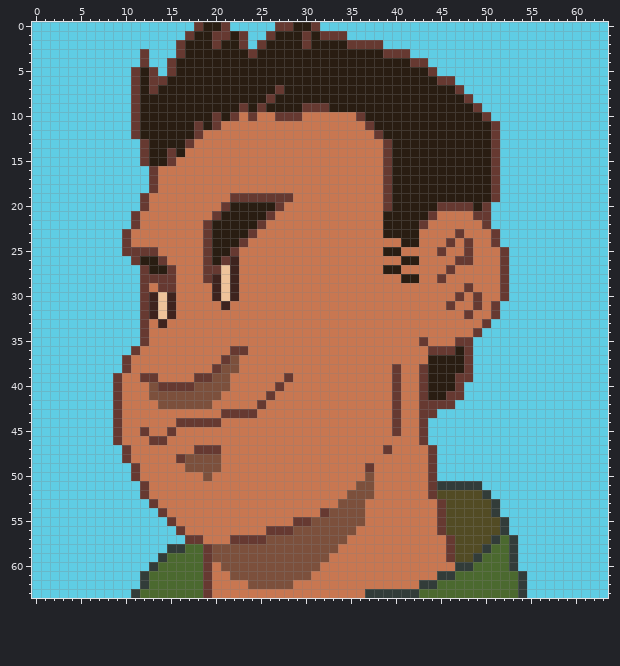
Pixel-art sprite: images/zareem-base-potrait.png. This is how it looked before the edit.
The file is 64x64 pixels.
New version:
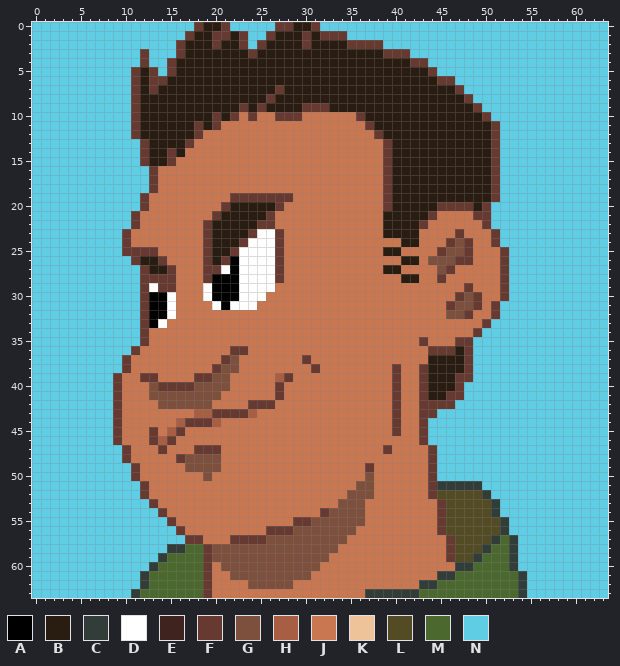
Palette (. is transparent): A #000000  B #291d12  C #323c39  D #ffffff  E #3e231e  F #663931  G #7c503c  H #a75e43  J #c87751  K #eec39a  L #524b24  M #4b692f  N #5fcde4
The commit says: tweaked zareem's eyes and smile a bit, still have not changed the colors over to the palette
From old to new:
The edit turns colour E into colour A in rows 26 to 27 at x 22; in rows 28 to 29 at x 20 and 22; in row 30 at x 13, 20 and 22; in row 31 at x 13 and 21; in row 32 at x 13.
The edit turns colour J into colour A in row 33 at x 13.
The edit turns colour K into colour A in rows 28 to 29 at x 21; in row 30 at x 14 and 21; in rows 31 to 32 at x 14.
The edit turns colour E into colour D in rows 30 to 32 at x 15; in row 33 at x 14.
The edit turns colour J into colour D in row 23 at x 25 to 26; in row 24 at x 24 to 26; in rows 25 to 28 at x 23 to 26; in row 29 at x 13, 19 and 23 to 26; in row 30 at x 19 and 23 to 25; in row 31 at x 20 and 22 to 24.
The edit turns colour K into colour D in row 27 at x 21.
The edit turns colour J into colour F in row 22 at x 26; in rows 23 to 28 at x 27; in row 37 at x 30; in row 38 at x 31; in row 41 at x 27; in row 42 at x 24 and 26.
The edit turns colour J into colour F in row 43 at x 20; in row 45 at x 13 and 16; in row 46 at x 15; in row 47 at x 14.
The edit turns colour J into colour G in row 24 at x 47; in row 25 at x 46 to 47; in row 26 at x 44 to 46; in row 27 at x 45; in row 30 at x 48; in row 31 at x 47 to 48.
The edit turns colour J into colour G in row 32 at x 46 to 47.
The edit turns colour F into colour H in row 43 at x 24; in row 44 at x 16 and 20; in row 45 at x 15; in row 46 at x 14.
The edit turns colour J into colour H in row 39 at x 27; in row 43 at x 18 to 19.
The edit turns colour F into colour J in row 41 at x 26; in row 45 at x 12.
